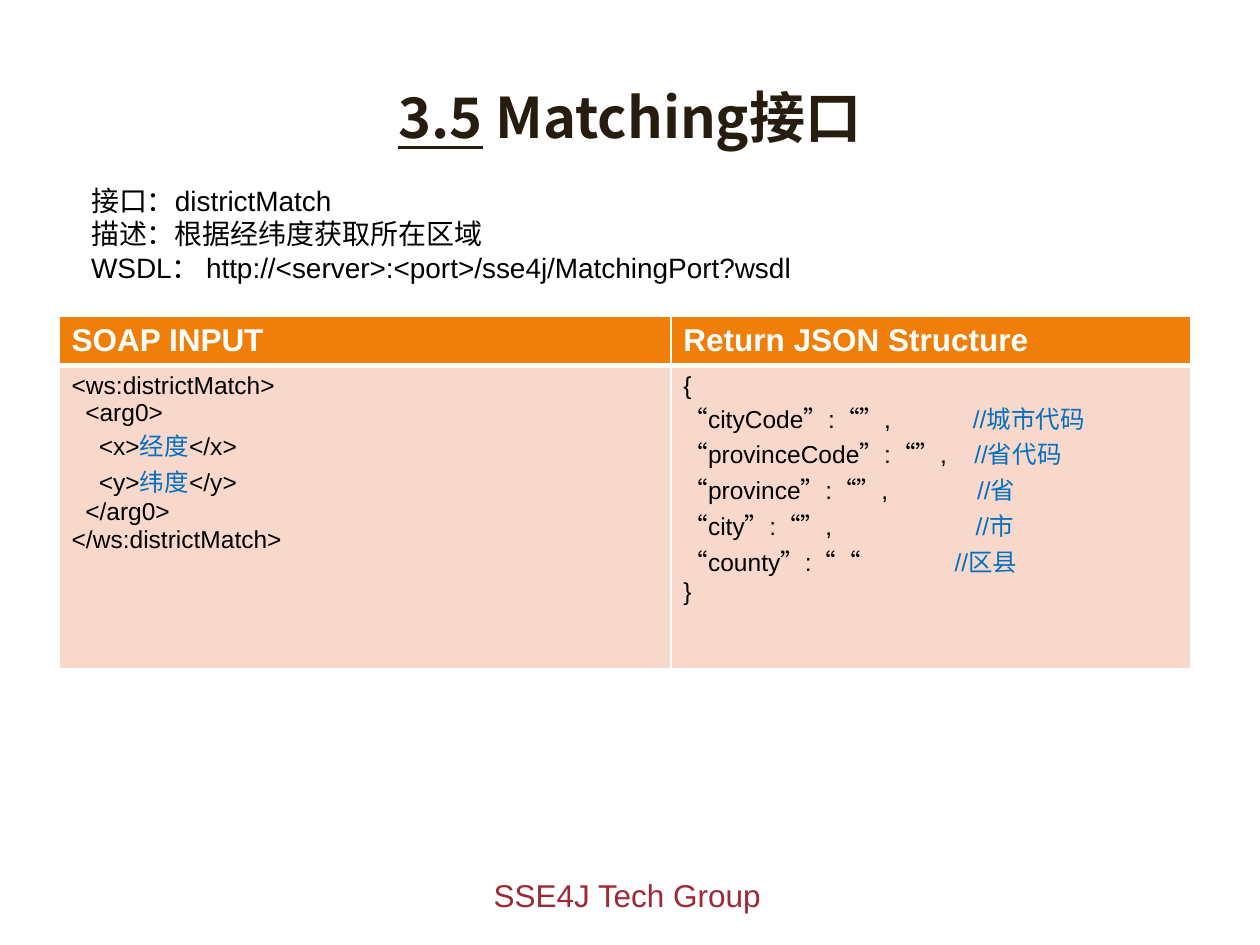
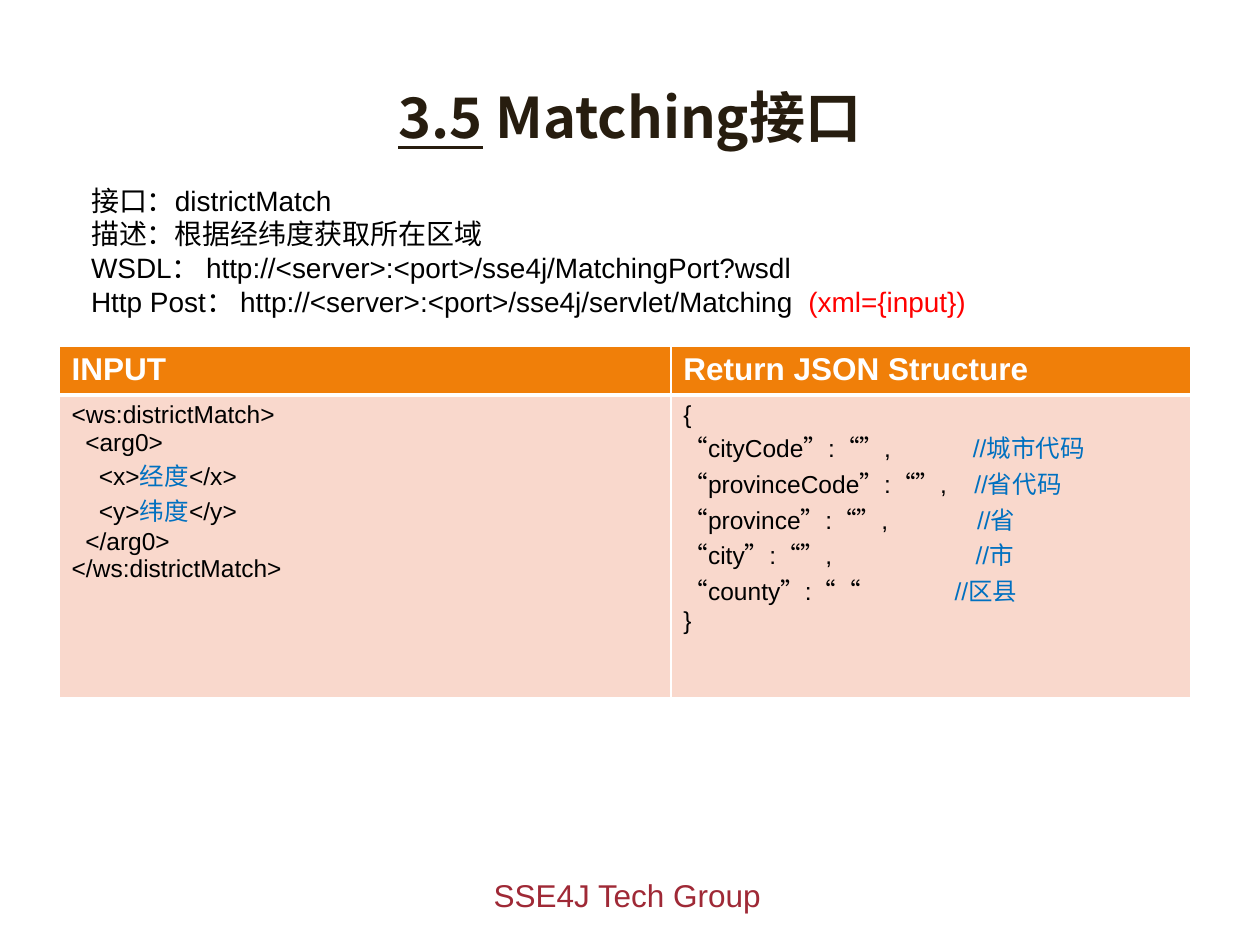
Before and after one commit to giszh86/sse4j, a slide deck: slide 19 of doc/sse4j.pptx. Drawn at 1260x945 pixels with LibreOffice and Linux fonts; fonts in the diff are those of the drawing; background and template pictures are left out. Boxes give left, top, right and bottom in pixels: in the first picture for what was removed or moved away, otherwise in the second. Text is boxed around its words. In the diff, an @@ line names an element or a change of style, - is before the commit and + after.

```diff
--- a/doc/sse4j.pptx
+++ b/doc/sse4j.pptx
@@ text at (x1=91, y1=291, x2=965, y2=317): paragraph added @@
+Http Post： http://<server>:<port>/sse4j/servlet/Matching (xml={input})
@@ table at (x1=59, y1=346, x2=1192, y2=699) @@
-row 1, column 1: SOAP INPUT
+row 1, column 1: INPUT
@@ table moved from (x1=59, y1=316, x2=1192, y2=669) to (x1=59, y1=346, x2=1192, y2=699) @@
```
Also in this commit, not shown: 10 other slides changed, 1 slide added.
